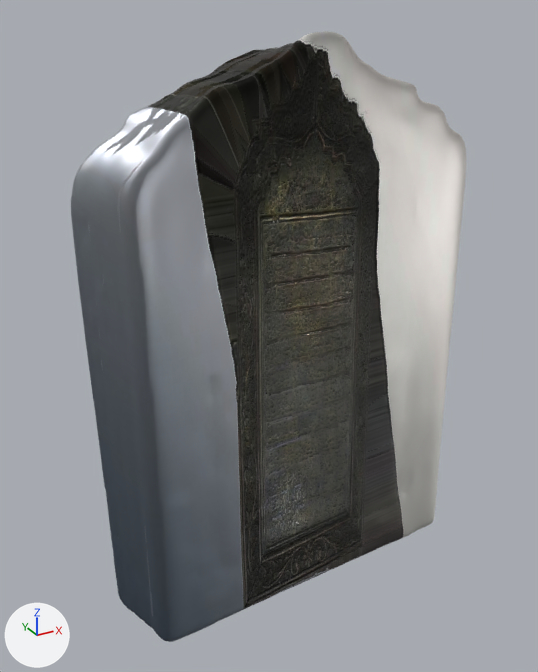
Before and after pictures for a commit that changed the glTF model public/models/alkafeel/kfl-2189.glb.
Before and after are seen from a camera (50 mm lens) standing at (-0.606, -1.042, 0.528) and looking at (-0.025, 0.014, 0.0). Lighting does not change. The marker at lower left points along +X, +Y and +Z. The older version comes first.

In view in the first picture: 'geometry_0'.
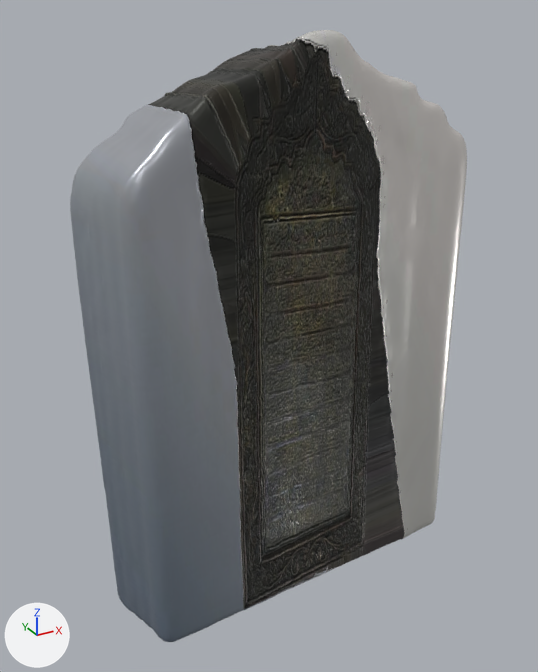
Location of each change, (x1, y1, x2, y2) in pixels of the pictures (538 x 672 px):
'geometry_0', recoloured: (71, 31, 466, 642) in both

What the commit changed:
Material 'MuseumUltraHDPBR' (mat_museumultrahdpbr) is new.
Uses the picture img_image_0.
Uses the picture img_image_1.
Uses the picture img_image_2.
me_geometry_0 is used by ob_geometry_0; location (0.0, 0.0, 0.0).
me_geometry_0 had 35498 vertices, 70992 faces and spanned x -0.338..0.339, y -0.118..0.119, z -0.5..0.498.
me_geometry_0 no longer uses material mat_alkafeel_watertight_pbr.
me_geometry_0 now has 35498 vertices, 70992 faces and spans x -0.339..0.339, y -0.119..0.119, z -0.501..0.5.
Edits to the shape of me_geometry_0 do not show in these pictures.
me_geometry_0 gains material mat_museumultrahdpbr.
